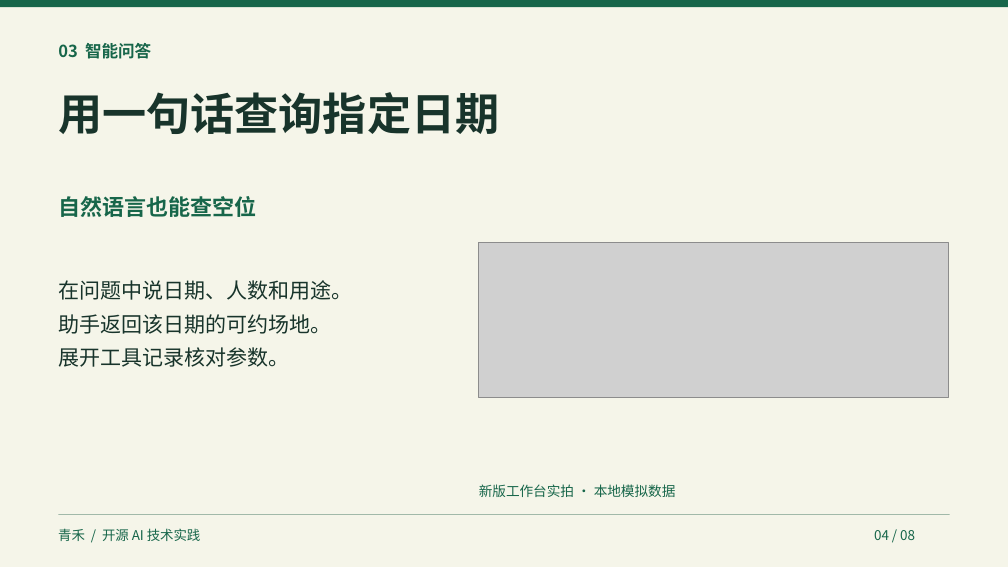
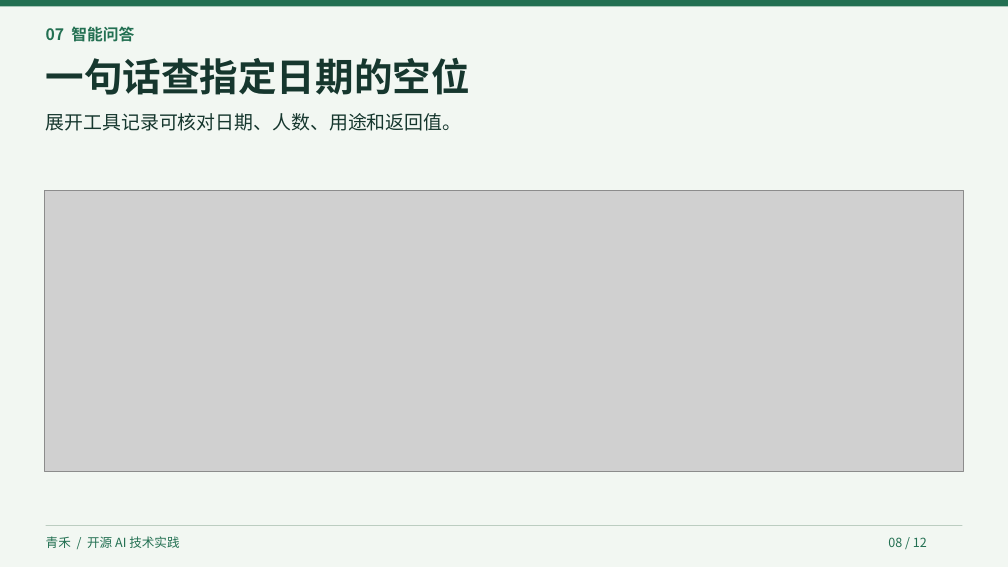
Before and after one commit to wujunzhu0802/qinghe-library-agent, a slide deck: slide 8 of 青禾期末汇报.pptx (slide 4 before the commit). Drawn at 1008x567 pixels with LibreOffice and Linux fonts; fonts in the diff are those of the drawing; grey boxes stand for pictures. Boxes give left, top, right and bottom in pixels: in the first picture for what was removed or moved away, otherwise in the second. Text is boxed around its words. In the diff, an @@ line names an element or a change of style, - is before the commit and + after.

```diff
--- a/青禾期末汇报.pptx
+++ b/青禾期末汇报.pptx
@@ background #F5F5E9 to #F2F7F2 @@
@@ text at (x1=46, y1=27, x2=134, y2=42): text changed; size 15.8 to 15 pt; text colour #17664A to #237052 @@
-03 智能问答
+07 智能问答
@@ text at (x1=46, y1=58, x2=470, y2=95): text changed; size 42 to 36.8 pt; text colour #18342B to #16372E @@
-用一句话查询指定日期
+一句话查指定日期的空位
@@ text added at (x1=46, y1=113, x2=462, y2=131), 18 pt, text #16372E @@
+展开工具记录可核对日期、人数、用途和返回值。
@@ picture added at (x1=44, y1=191, x2=964, y2=472) @@
@@ text removed at (x1=58, y1=196, x2=256, y2=217) @@
-自然语言也能查空位
@@ picture removed at (x1=479, y1=243, x2=948, y2=397) @@
@@ text removed at (x1=58, y1=280, x2=352, y2=367) @@
-在问题中说日期、人数和用途。
-助手返回该日期的可约场地。
-展开工具记录核对参数。
@@ text removed at (x1=479, y1=484, x2=676, y2=497) @@
-新版工作台实拍 · 本地模拟数据
@@ text "青禾 / 开源 AI 技术实践" moved from (x1=58, y1=528, x2=201, y2=541) to (x1=46, y1=536, x2=179, y2=548) @@
@@ text "青禾 / 开源 AI 技术实践" at (x1=46, y1=536, x2=179, y2=548): size 12.8 to 12 pt, text colour #17664A to #237052 @@
@@ rectangle resized from (x1=58, y1=514, x2=950, y2=515) to (x1=45, y1=526, x2=962, y2=526) @@
@@ rectangle at (x1=45, y1=526, x2=962, y2=526): fill #A1B9A9 to #BCCDC1 @@
@@ text at (x1=888, y1=537, x2=927, y2=547): text changed; size 12.8 to 12 pt; text colour #17664A to #237052 @@
-04 / 08
+08 / 12
```
Also in this commit, not shown: 11 slides added, 7 slides removed, 1 other file.
